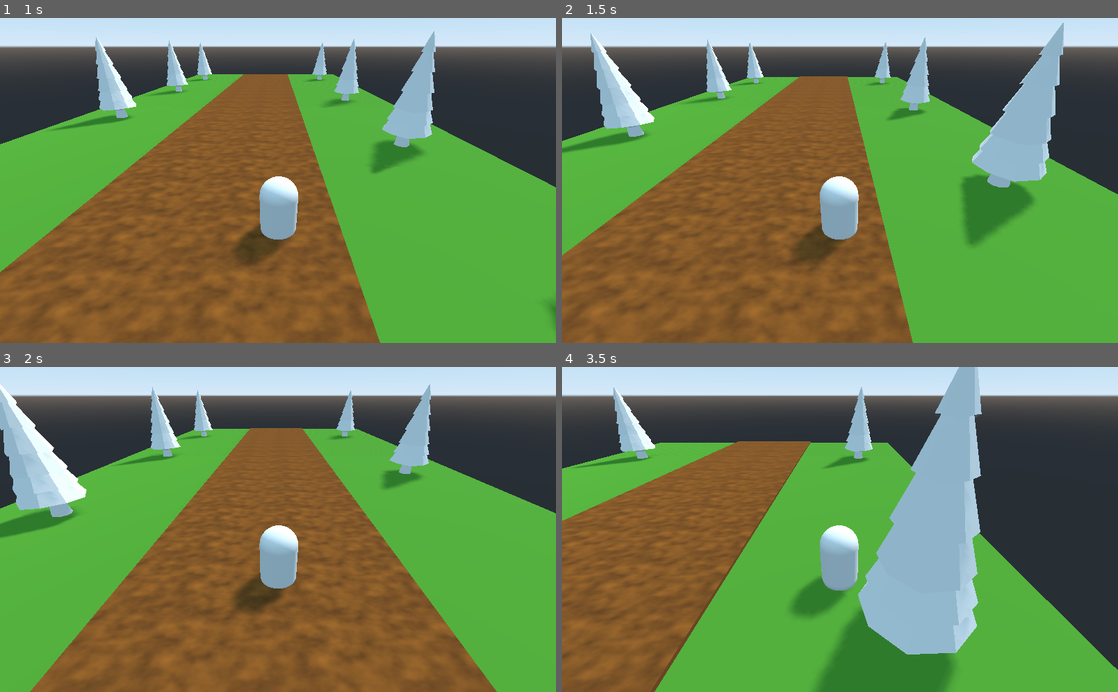
Above: before the commit, frames 1-4 (two rows, left to right).
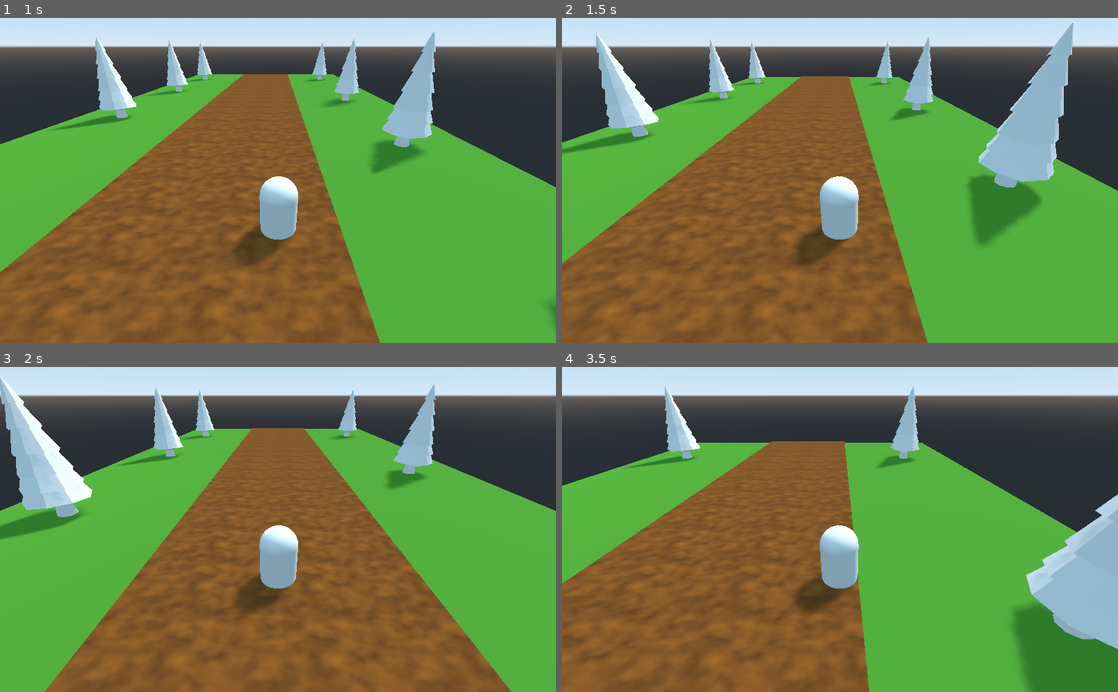
Above: after the commit, the same moments.

Repository: TaaviKodari/2022SyksyTo1830_Godot_Runner
Game: Godot game, scene res://Main.tscn
Two runs of this game, one before a commit and one after it. Both use one fixed random seed, a clock stepped at 60 frames per second and the inputs below.
Inputs:
- Up to frame 1 (1 s): hold D (move_right) from 0.53 s (still down)
- Up to frame 2 (1.5 s): release D (move_right) at 1.28 s; hold A (move_left) from 1.28 s (still down)
- Up to frame 3 (2 s): keep holding A (move_left)
- Up to frame 4 (3.5 s): release A (move_left) at 2.03 s; hold D (move_right) from 2.03 s (still down)

Frame 1 is identical in both runs. In frame 2, 7.4% of the frame differs, in the area x 0-100%, y 1-100%; in frame 3, 6.9%; in frame 4, 50%, in the area x 0-100%, y 0-100%.

Commit message:
hyppy aloitettu

Diff:
--- /dev/null
+++ b/Main.gd
@@ -0,0 +1,15 @@
+extends Spatial
+
+var run_speed : float = 8.0
+var jump_length : float = 5.5
+var jump_height : float = 2.0
+
+onready var player = $Player
+# Called when the node enters the scene tree for the first time.
+func _ready():
+	player.setup_jump(jump_length, jump_height, run_speed)
+
+
+# Called every frame. 'delta' is the elapsed time since the previous frame.
+#func _process(delta):
+#	pass
--- a/Main.tscn
+++ b/Main.tscn
@@ -1,9 +1,11 @@
-[gd_scene load_steps=3 format=2]
+[gd_scene load_steps=4 format=2]
 
 [ext_resource path="res://RoadStart.tscn" type="PackedScene" id=1]
 [ext_resource path="res://Player.tscn" type="PackedScene" id=2]
+[ext_resource path="res://Main.gd" type="Script" id=3]
 
 [node name="Main" type="Spatial"]
+script = ExtResource( 3 )
 
 [node name="RoadStart" parent="." instance=ExtResource( 1 )]
 
--- a/Player.gd
+++ b/Player.gd
@@ -1,8 +1,10 @@
 extends KinematicBody
 
-var run_speed : float = 8.0
+var run_speed : float
 var sidestep_speed : float = 5.0
 var velocity := Vector3()
+var gravity : float
+var jump_speed : float
 
 var time : float = 0.0
 var step_freq : float = 2.0 #kuinka usein
@@ -11,9 +13,10 @@
 
 onready var body_hinge = $BodyHinge
 
-# Called when the node enters the scene tree for the first time.
-func _ready():
-	pass # Replace with function body.
+func setup_jump(length : float, height : float, speed : float):
+	run_speed = speed
+	gravity = 8.0 * height * speed * speed / (length * length)
+	jump_speed = 4.0 * height * speed / length
 
 
 func _physics_process(delta):
--- a/Player.tscn
+++ b/Player.tscn
@@ -1,8 +1,11 @@
-[gd_scene load_steps=3 format=2]
+[gd_scene load_steps=4 format=2]
 
 [ext_resource path="res://Player.gd" type="Script" id=1]
 
 [sub_resource type="CapsuleMesh" id=1]
+radius = 0.5
+
+[sub_resource type="CapsuleShape" id=2]
 radius = 0.5
 
 [node name="Player" type="KinematicBody"]
@@ -17,3 +20,7 @@
 transform = Transform( 1, 0, 0, 0, -4.37114e-08, 1, 0, -1, -4.37114e-08, 0, 1.002, 0 )
 mesh = SubResource( 1 )
 skeleton = NodePath("../..")
+
+[node name="CollisionShape" type="CollisionShape" parent="."]
+transform = Transform( 1, 0, 0, 0, -4.37114e-08, 1, 0, -1, -4.37114e-08, 0, 1, 0 )
+shape = SubResource( 2 )
